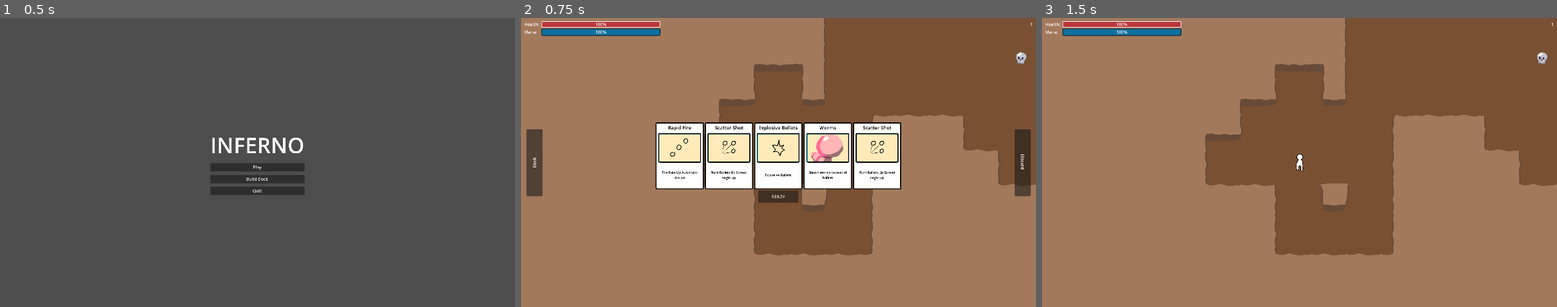
Above: before the commit, frames 1-3 (left to right).
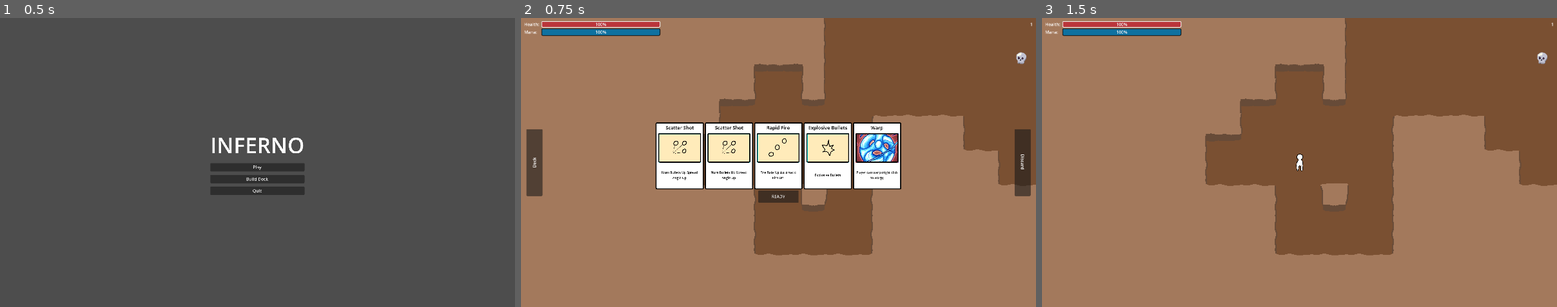
Above: after the commit, the same moments.

Repository: wpuerner/inferno
Game: Godot game, scene res://scenes/main_menu.tscn
Same seed, same stepped clock (60 frames per second), same inputs: the game is played once before the commit and once after it.
Inputs:
- Up to frame 1 (0.5 s): no input
- Up to frame 2 (0.75 s): click "Play" at 0.5 s
- Up to frame 3 (1.5 s): click "READY" at 1.25 s

Frame 1 is identical in both runs. In frame 2, 1.8% of the frame differs, in the area x 27-74%, y 37-57%; in frame 3, nothing differs.

Commit message:
add warp utility rune

Diff:
--- a/project.godot
+++ b/project.godot
@@ -62,6 +62,11 @@
 "events": [Object(InputEventKey,"resource_local_to_scene":false,"resource_name":"","device":0,"window_id":0,"alt_presse …(181 unchanged characters)…
 ]
 }
+secondary={
+"deadzone": 0.5,
+"events": [Object(InputEventMouseButton,"resource_local_to_scene":false,"resource_name":"","device":-1,"window_id":0,"alt_pressed":false,"shift_pressed":false,"ctrl_pressed":false,"meta_pressed":false,"button_mask":2,"position":Vector2(267, 8),"global_position":Vector2(271, 49),"factor":1.0,"button_index":2,"canceled":false,"pressed":true,"double_click":false,"script":null)
+]
+}
 
 [layer_names]
 
--- a/scenes/handlers/rune_pool.gd
+++ b/scenes/handlers/rune_pool.gd
@@ -4,7 +4,8 @@
 	"res://scenes/runes/scatter_shot/scatter_shot.tscn",
 	"res://scenes/runes/rapid_fire/rapid_fire.tscn",
 	"res://scenes/runes/explosive/explosive.tscn",
-	"res://scenes/runes/worms/worms.tscn"
+	"res://scenes/runes/worms/worms.tscn",
+	"res://scenes/runes/warp/warp.tscn"
 ]
 
 func _ready():
--- /dev/null
+++ b/scenes/parts/warp_utility/warp_effect.gd
@@ -0,0 +1,4 @@
+extends AnimatedSprite2D
+
+func _on_animation_finished():
+	queue_free()
--- /dev/null
+++ b/scenes/parts/warp_utility/warp_effect.tscn
@@ -0,0 +1,48 @@
+[gd_scene load_steps=8 format=3 uid="uid://cl65k7ryvuev5"]
+
+[ext_resource type="Texture2D" uid="uid://w5t0w16r102l" path="res://scenes/parts/warp_utility/warp.png" id="1_8mqu4"]
+[ext_resource type="Script" path="res://scenes/parts/warp_utility/warp_effect.gd" id="2_rdl0b"]
+
+[sub_resource type="AtlasTexture" id="AtlasTexture_7ct7d"]
+atlas = ExtResource("1_8mqu4")
+region = Rect2(384, 0, 64, 64)
+
+[sub_resource type="AtlasTexture" id="AtlasTexture_d36kd"]
+atlas = ExtResource("1_8mqu4")
+region = Rect2(256, 0, 64, 64)
+
+[sub_resource type="AtlasTexture" id="AtlasTexture_eid1u"]
+atlas = ExtResource("1_8mqu4")
+region = Rect2(64, 0, 64, 64)
+
+[sub_resource type="AtlasTexture" id="AtlasTexture_pcqjd"]
+atlas = ExtResource("1_8mqu4")
+region = Rect2(0, 0, 64, 64)
+
+[sub_resource type="SpriteFrames" id="SpriteFrames_g0r7j"]
+animations = [{
+"frames": [{
+"duration": 1.0,
+"texture": SubResource("AtlasTexture_7ct7d")
+}, {
+"duration": 1.0,
+"texture": SubResource("AtlasTexture_d36kd")
+}, {
+"duration": 1.0,
+"texture": SubResource("AtlasTexture_eid1u")
+}, {
+"duration": 1.0,
+"texture": SubResource("AtlasTexture_pcqjd")
+}],
+"loop": false,
+"name": &"default",
+"speed": 8.0
+}]
+
+[node name="WarpEffect" type="AnimatedSprite2D"]
+sprite_frames = SubResource("SpriteFrames_g0r7j")
+autoplay = "default"
+frame_progress = 0.294384
+script = ExtResource("2_rdl0b")
+
+[connection signal="animation_finished" from="." to="." method="_on_animation_finished"]
--- /dev/null
+++ b/scenes/parts/warp_utility/warp_utility.gd
@@ -0,0 +1,42 @@
+extends Node
+
+@onready var parent: CharacterBody2D = get_parent()
+@onready var timer: Timer = $Timer
+@onready var mana_handler: Node = get_node_or_null("/root/Main/ManaHandler")
+@onready var event_bus: Node = get_node("/root/EventBus")
+
+var warping: bool = false
+var direction: float
+var speed: float = 1000
+var mana_cost: int = 100
+var default_collision_layer: int
+
+func _ready():
+	default_collision_layer = parent.collision_layer
+	event_bus.level_loaded.connect(func(): queue_free())
+
+func _input(event: InputEvent):
+	if !event.is_action_pressed("secondary"): return
+	if mana_handler:
+		if !mana_handler.has_enough_mana(mana_cost): return
+		mana_handler.decrease_mana(mana_cost)
+	var effect = preload("res://scenes/parts/warp_utility/warp_effect.tscn").instantiate()
+	effect.global_position = parent.global_position
+	parent.add_sibling(effect)
+	parent.modulate = Color.TRANSPARENT
+	parent.collision_layer = 0
+	parent.set_physics_process(false)
+	direction = parent.global_position.angle_to_point(parent.get_global_mouse_position())
+	parent.velocity = Vector2.from_angle(direction) * speed
+	warping = true
+	timer.start()
+
+func _physics_process(_delta):
+	if !warping: return
+	parent.move_and_slide()
+
+func _on_timer_timeout():
+	warping = false
+	parent.modulate = Color.WHITE
+	parent.collision_layer = default_collision_layer
+	parent.set_physics_process(true)
--- /dev/null
+++ b/scenes/parts/warp_utility/warp_utility.tscn
@@ -0,0 +1,11 @@
+[gd_scene load_steps=2 format=3 uid="uid://dun2wrnfjw7qi"]
+
+[ext_resource type="Script" path="res://scenes/parts/warp_utility/warp_utility.gd" id="1_475vy"]
+
+[node name="WarpUtility" type="Node"]
+script = ExtResource("1_475vy")
+
+[node name="Timer" type="Timer" parent="."]
+wait_time = 0.1
+
+[connection signal="timeout" from="Timer" to="." method="_on_timer_timeout"]
--- /dev/null
+++ b/scenes/runes/warp/warp.gd
@@ -0,0 +1,4 @@
+extends Rune
+
+func activate():
+	get_node("/root/Main").find_child("Player").add_child(preload("res://scenes/parts/warp_utility/warp_utility.tscn").instantiate())
--- /dev/null
+++ b/scenes/runes/warp/warp.tscn
@@ -0,0 +1,10 @@
+[gd_scene load_steps=3 format=3 uid="uid://htuatyjsj8qn"]
+
+[ext_resource type="Script" path="res://scenes/runes/warp/warp.gd" id="1_rfpsa"]
+[ext_resource type="Texture2D" uid="uid://dq07gvmbuh12y" path="res://scenes/runes/warp/warp.png" id="2_8kk12"]
+
+[node name="Warp" type="Node"]
+script = ExtResource("1_rfpsa")
+display_name = "Warp"
+texture = ExtResource("2_8kk12")
+description_strings = PackedStringArray("Player can warp (right click to warp)")
Binary file added: scenes/parts/warp_utility/warp.ase
Binary file added: scenes/parts/warp_utility/warp.png
Not shown, added: scenes/parts/warp_utility/warp.png.import
Binary file added: scenes/runes/warp/warp.png
Not shown, added: scenes/runes/warp/warp.png.import
